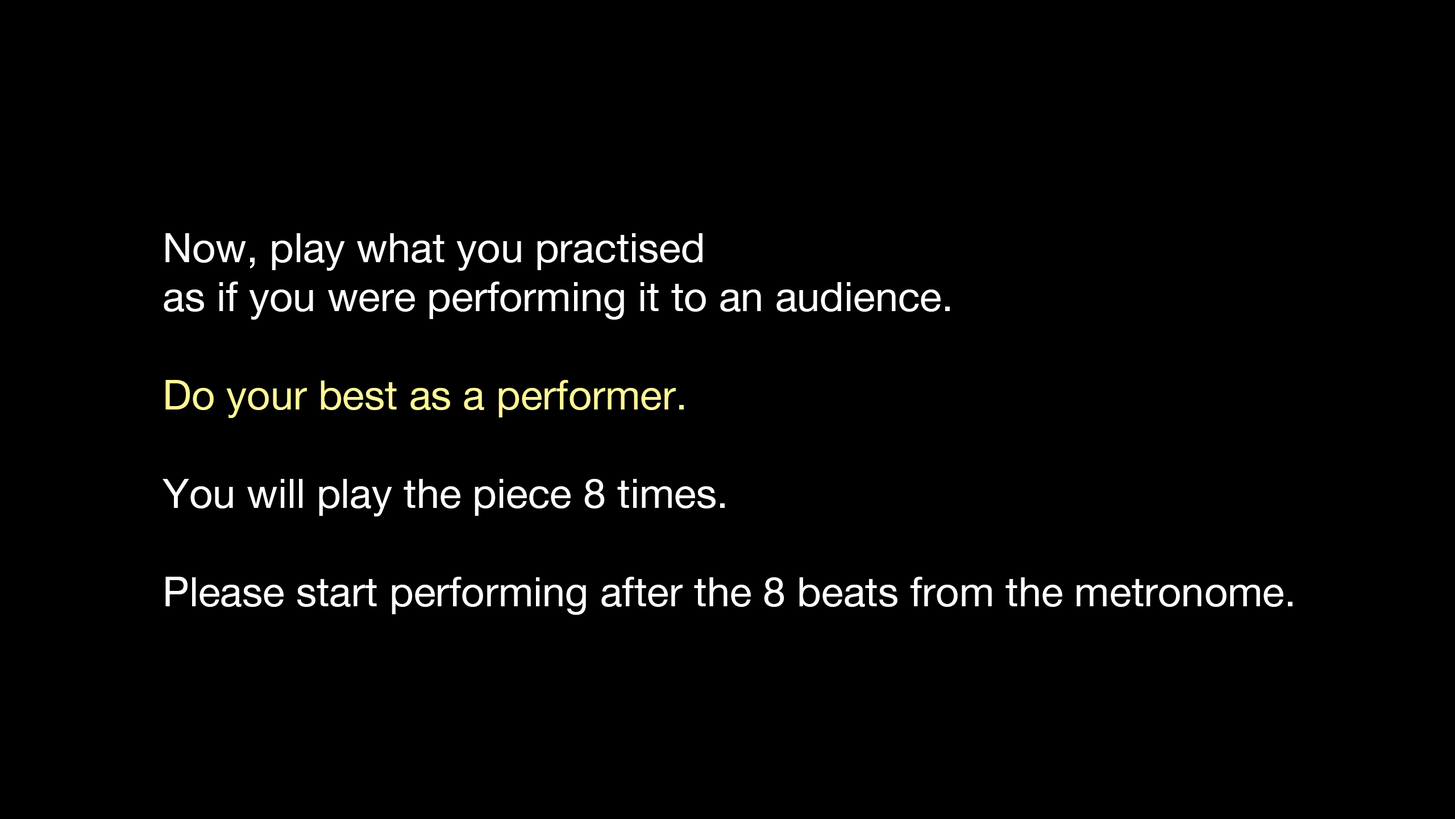
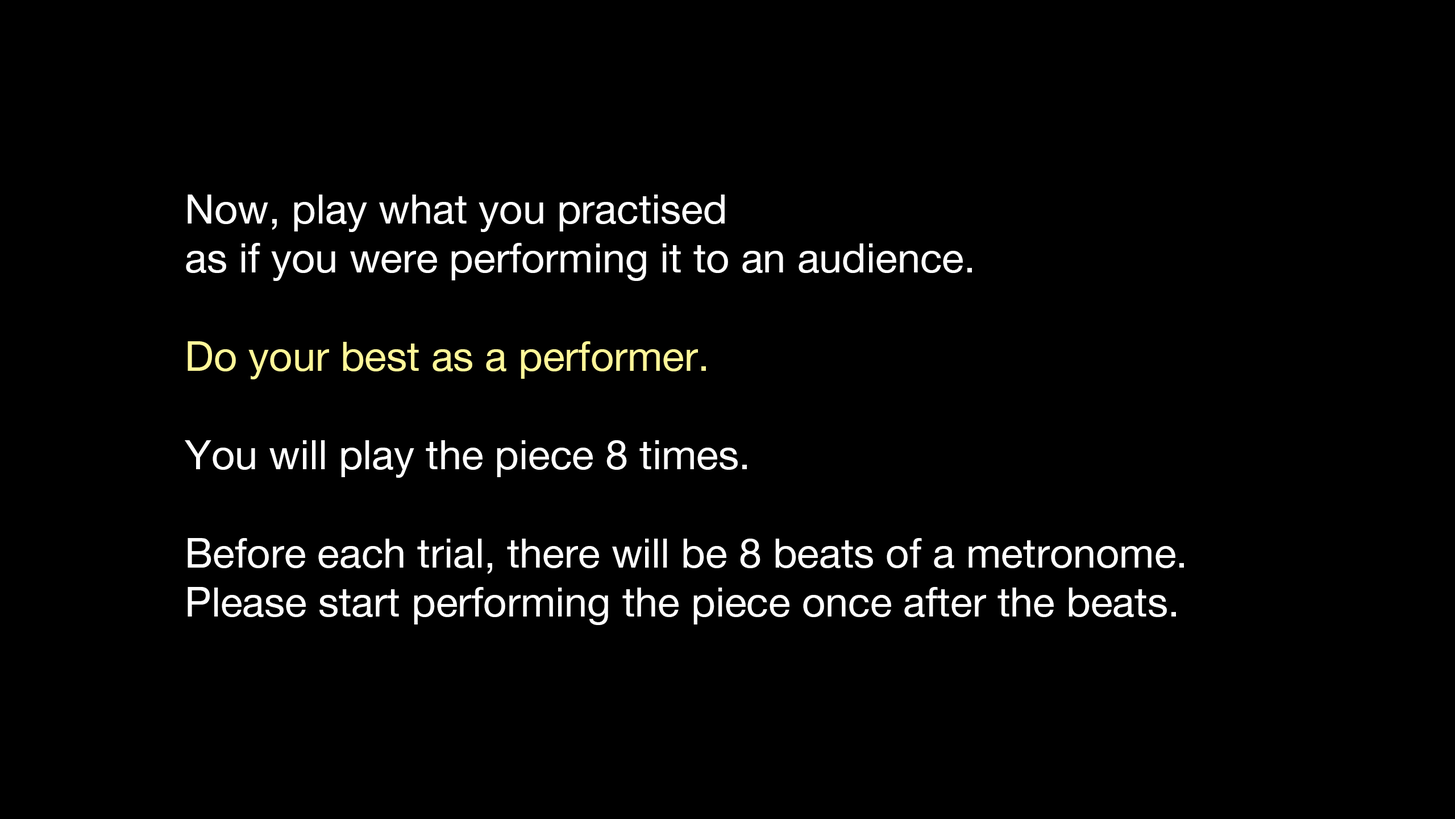
Layered file, before and after one edit (w=1455, h=819). Changes by layer:
painted on "Now, play what you practised as if you were performing it to an" over [162, 194, 1293, 625]
